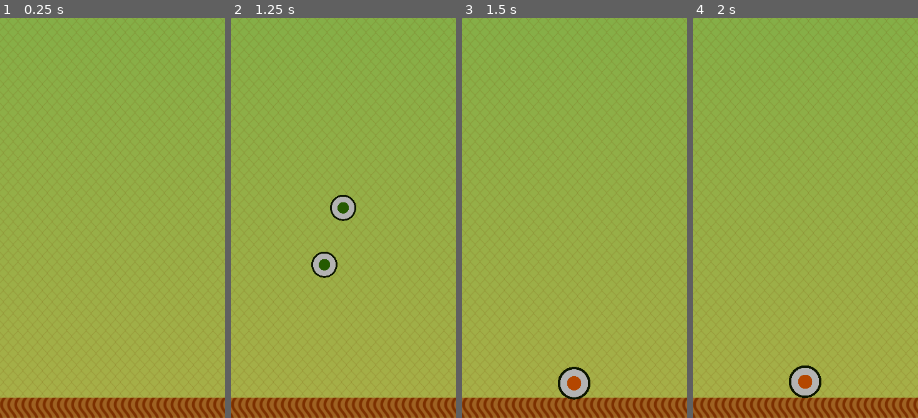
Above: before the commit, frames 1-4 (left to right).
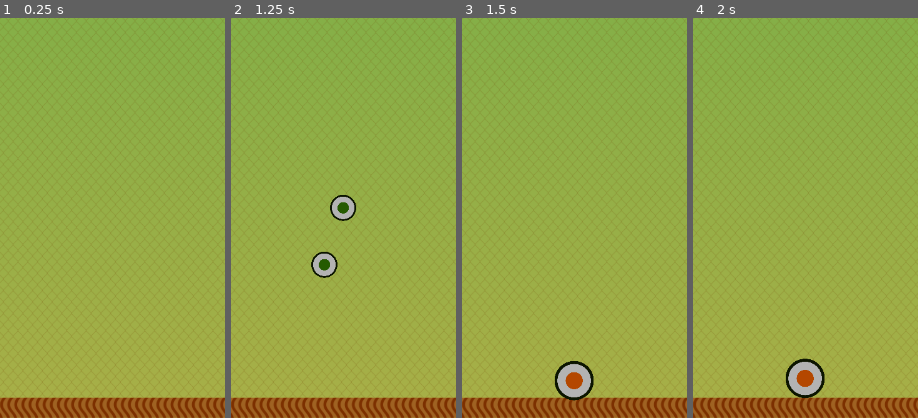
Above: after the commit, the same moments.

Repository: khalil212002/SushiGame-WatermelonGame-
Game: Godot game, scene res://main_scene.tscn
Two runs of this game, one before a commit and one after it. Both use one fixed random seed, a clock stepped at 60 frames per second and the inputs below.
Inputs:
- Up to frame 1 (0.25 s): no input
- Up to frame 2 (1.25 s): no input
- Up to frame 3 (1.5 s): no input
- Up to frame 4 (2 s): no input
The pictures show only the part of the screen within x 28-78%, y 50-100%; the shares and areas given below are measured in that part.

Frames 1-2 are identical in both runs. In frame 3, 0.8% of the frame differs, in the area x 41-59%, y 85-96%; in frame 4, 0.8%, in the area x 41-59%, y 85-95%.

Commit message:
change grow to multiply

Diff:
--- a/ballScript.gd
+++ b/ballScript.gd
@@ -1,7 +1,7 @@
 extends RigidBody2D
 
 const areaSize = 5
-const growSize = 0.02
+const growSize = 1.5
 const imageName = 'res://icons/Sushi'
 const imageFormat = '.svg'
 const numberOfImages = 6
@@ -22,7 +22,7 @@
 	if(level < numberOfImages - 1):
 		level += 1
 		get_node("CollisionShape2D/Sprite2D").texture = load(imageName + str(level) + imageFormat)
-		get_node("CollisionShape2D").scale += Vector2.ONE * growSize
+		get_node("CollisionShape2D").scale *= growSize
 		_update_area_collision()
 		mass += 1
 	else:
